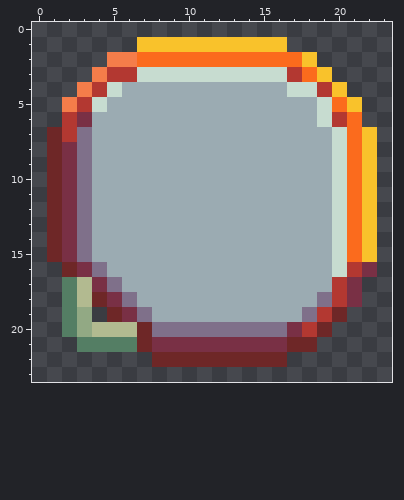
Pixel-art sprite -- img/menu-button.png. Above is the file before it was changed.
The file is 24x24 pixels.
Now the later version:
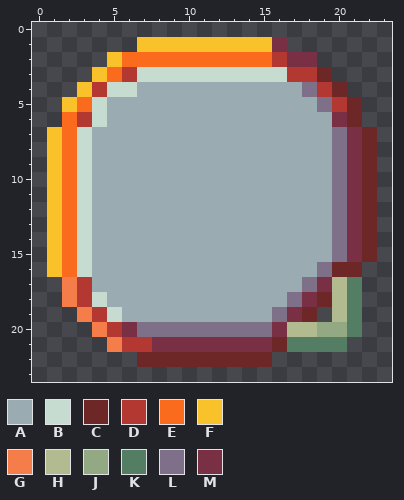
Palette (. is transparent): A #9babb2  B #c7dcd0  C #6e2727  D #b33831  E #fb6b1d  F #f9c22b  G #f57d4a  H #b2ba90  J #92a984  K #547e64  L #7f708a  M #793045
The edit:
Changed rows in their new state; - is an unchanged pixel.
first column x 1:
 1 ---------------M------
 2 ----FE---------DMM----
 3 ---FE------------DC---
 4 --F--B----------AL-C--
 5 -FE---------------LDC-
 6 -EDB--------------AMC-
 7 FEB----------------LMC
 8 FEB----------------LMC
 9 FEB----------------LMC
10 FEB----------------LMC
11 FEB----------------LMC
12 FEB----------------LMC
13 FEB----------------LMC
14 FEB----------------LMC
15 FEB----------------LMC
16 FEBA--------------LCC.
17 -GDAA------------LMHK-
18 -GDBAA----------LMCHK-
19 -.GDBAA--------LMC.HK-
20 -..GDML--------MHHJJK-
21 --..GDD--------CKKKK--
22 ------C--------.------
